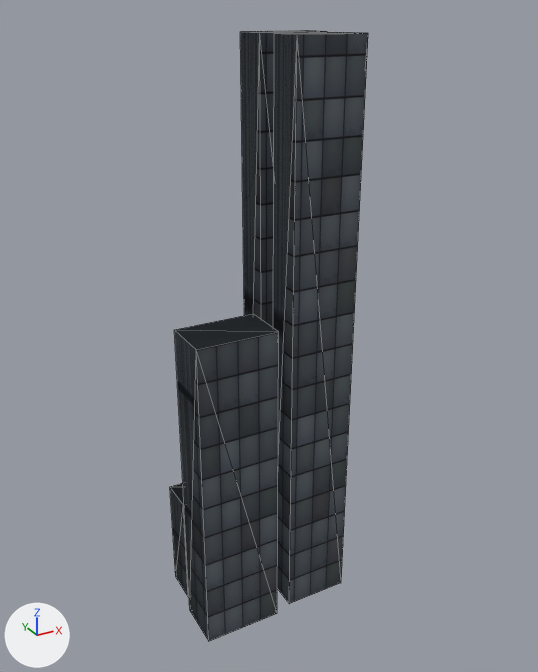
The glTF model assets/models/city_block_12345_6_21.glb, before and after one commit.
Both versions are drawn from a 50 mm lens placed at (-7.54, -14.34, 14.45), pointed at (0.29, -0.11, 7.33). Lighting does not change. The marker at lower left points along +X, +Y and +Z. The older version comes first. Mesh edges are drawn as thin lines. Vertices at exactly the same position are counted once.

The first picture shows 'block_21'.
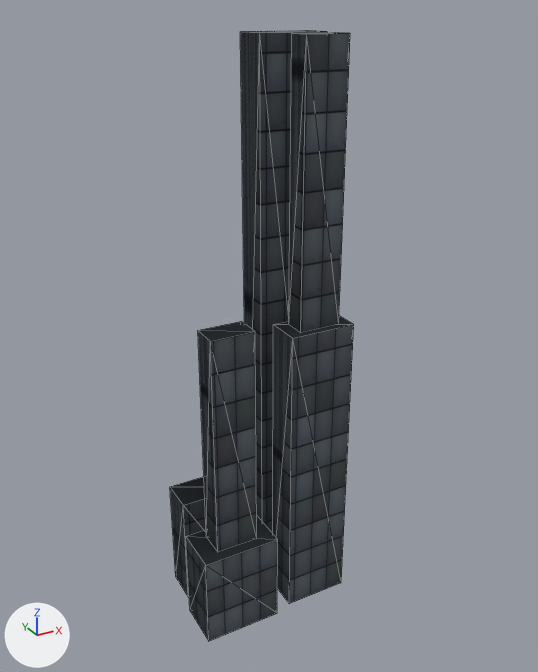
Location of each change, [x1, y1, x2, y2] in pixels of the pictures (538 x 672 px; the box of a moved part takes in the faces that stretch with it):
'block_21', reshaped (7% narrower): before [170, 30, 368, 641]; after [170, 30, 354, 641]
part 1 of me_block_21, added: after [198, 321, 257, 552]
part 2 of me_block_21, added: after [289, 32, 350, 333]
part 3 of me_block_21, moved or reshaped: before [174, 32, 368, 614]; after [186, 316, 354, 614]

Patch to the scene script:
```diff
--- a/assets/models/city_block_12345_6_21.glb.py
+++ b/assets/models/city_block_12345_6_21.glb.py
@@ me_block_21 @@
 # used by ob_block_21; location = (0.0, 0.0, 0.0)
-me_block_21.from_pydata(...)  # 32 vertices, 48 faces; spans x -2.1..1.95, y -1.35..1.2, z 0.0..14.0
+me_block_21.from_pydata(...)  # 48 vertices, 72 faces; spans x -2.1..1.95, y -1.35..1.2, z 0.0..14.0
+# me_block_21 part 1: a new loose piece, a box spanning x -1.66..-0.59, y -1.08..-0.42, z 2.4..8.0, in mat_tier2_001 (picture img_image_0)
+# me_block_21 part 2: a new loose piece, a box spanning x 0.61..1.64, y -1.03..-0.47, z 7.7..14.0, in mat_tier2_003 (picture img_image_0)
+# me_block_21 part 3
+# 8 vertices are removed from x -2.1..1.95, y -1.35..-0.15, z 8.0..14.0
+# 20 faces are deleted
+# 8 vertices are added at x -2.1..1.95, y -1.35..-0.15, z 2.4..7.7
+# 10 new faces join them, mat_tier2_001 (picture img_image_0)
+# 10 new faces join them, mat_tier2_003 (picture img_image_0)
 me_block_21.materials.append(mat_tier2)
```
